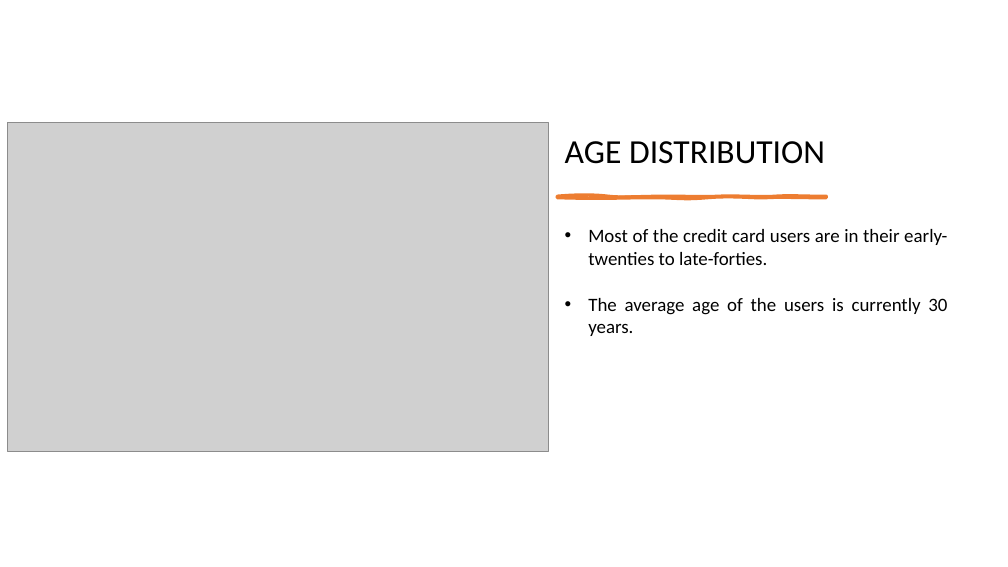
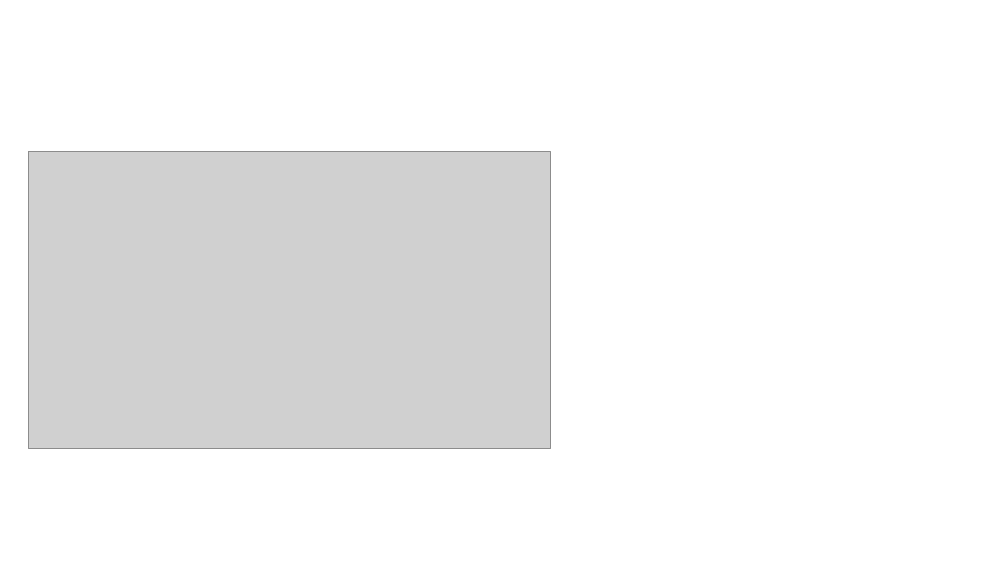
Before and after one commit to ambily-treesa/DAB103-CreditCardDefault, a slide deck: slide 11 of DAB103_Credit_Card_Payment_Default.pptx. Drawn at 1008x567 pixels with LibreOffice and Linux fonts; fonts in the diff are those of the drawing; grey boxes stand for pictures. Boxes give left, top, right and bottom in pixels: in the first picture for what was removed or moved away, otherwise in the second. Text is boxed around its words. In the diff, an @@ line names an element or a change of style, - is before the commit and + after.

```diff
--- a/DAB103_Credit_Card_Payment_Default.pptx
+++ b/DAB103_Credit_Card_Payment_Default.pptx
@@ text removed at [565, 141, 825, 164] @@
-AGE DISTRIBUTION
@@ picture: place and size @@
-picture at [8, 123, 549, 451]
+picture at [28, 152, 551, 448]
@@ freeform shape removed at [557, 197, 827, 198] @@
@@ text removed at [588, 229, 947, 336] @@
-• Most of the credit card users are in their early-twenties to late-forties.
-• The average age of the users is currently 30 years.
```
Also in this commit, not shown: 12 other slides changed, 9 slides added, 2 slides removed.
